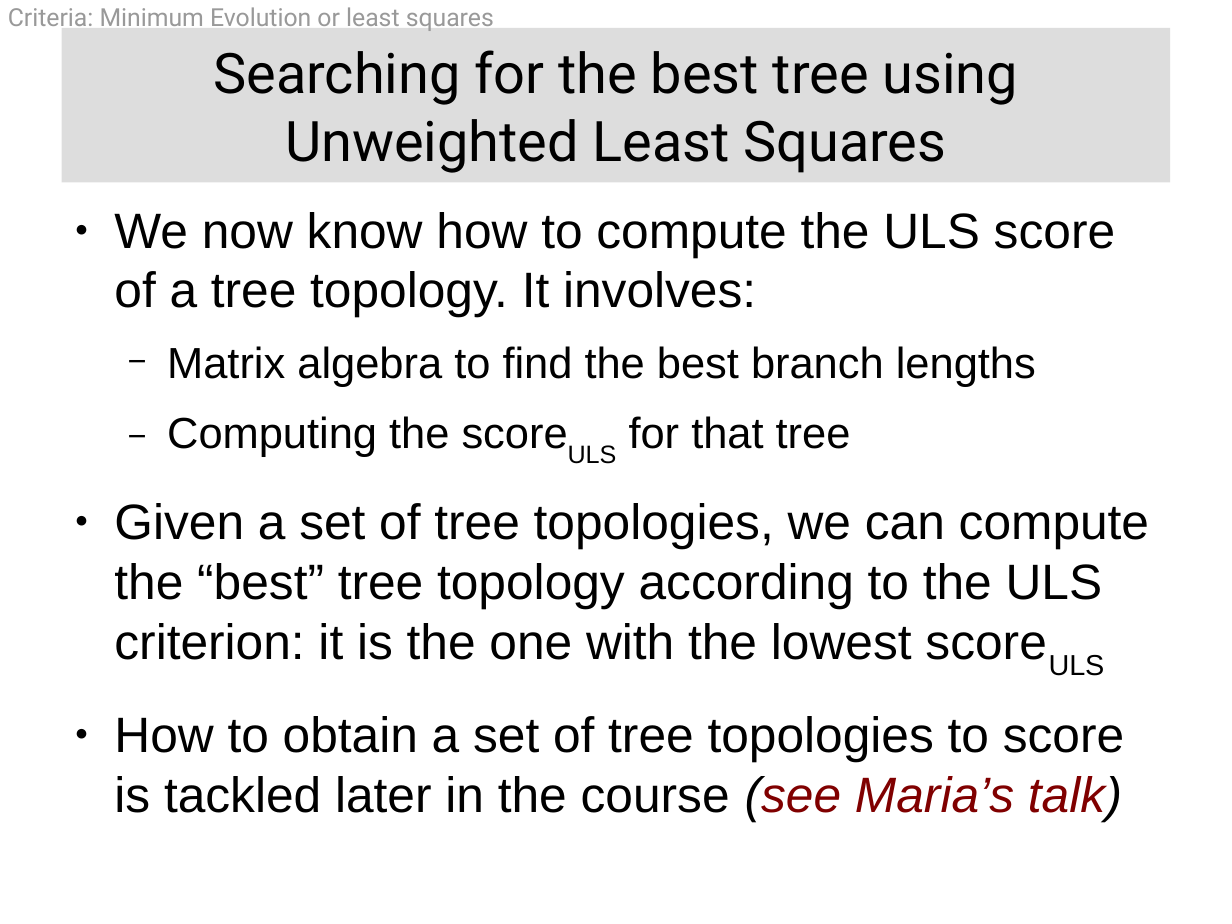
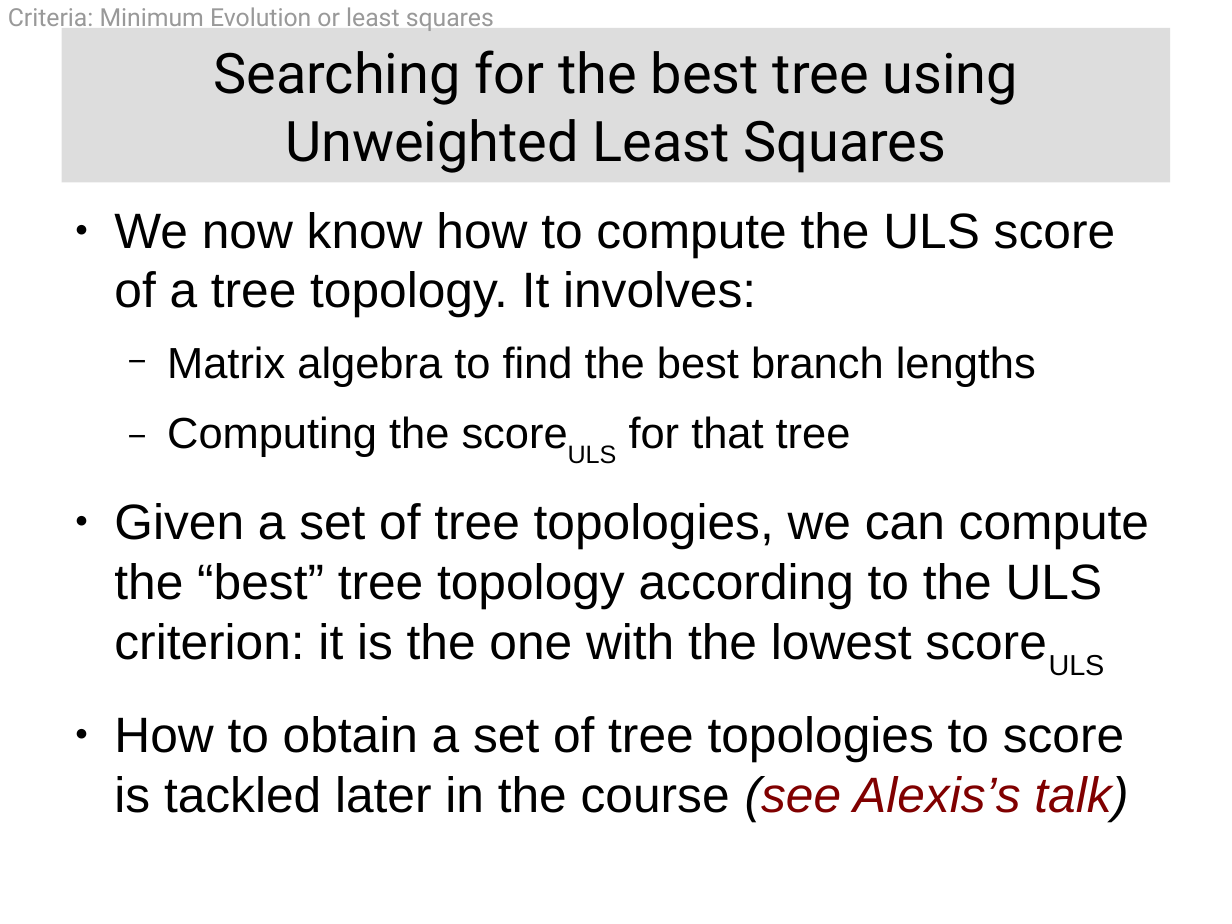
Before and after one commit to Boussau/boussau.github.io, a slide deck: slide 49 of COME_courses/Cambridge_2022/2_optimality_criteria/Presentation_Criteria_DistanceMethods.odp (slide 26 before the commit). Drawn at 1232x924 pixels with LibreOffice and Linux fonts; fonts in the diff are those of the drawing. Boxes give left, top, right and bottom in pixels: in the first picture for what was removed or moved away, otherwise in the second. Text is boxed around its words. In the diff, an @@ line names an element or a change of style, - is before the commit and + after.

```diff
--- a/COME_courses/Cambridge_2022/2_optimality_criteria/Presentation_Criteria_DistanceMethods.odp
+++ b/COME_courses/Cambridge_2022/2_optimality_criteria/Presentation_Criteria_DistanceMethods.odp
@@ text at bbox=[114, 716, 1128, 821]: text changed @@
-● How to obtain a set of tree topologies to score is tackled later in the course (see Maria’s talk)
+● How to obtain a set of tree topologies to score is tackled later in the course (see Alexis’s talk)
```
Also in this commit, not shown: 15 other slides changed, 56 slides added.
